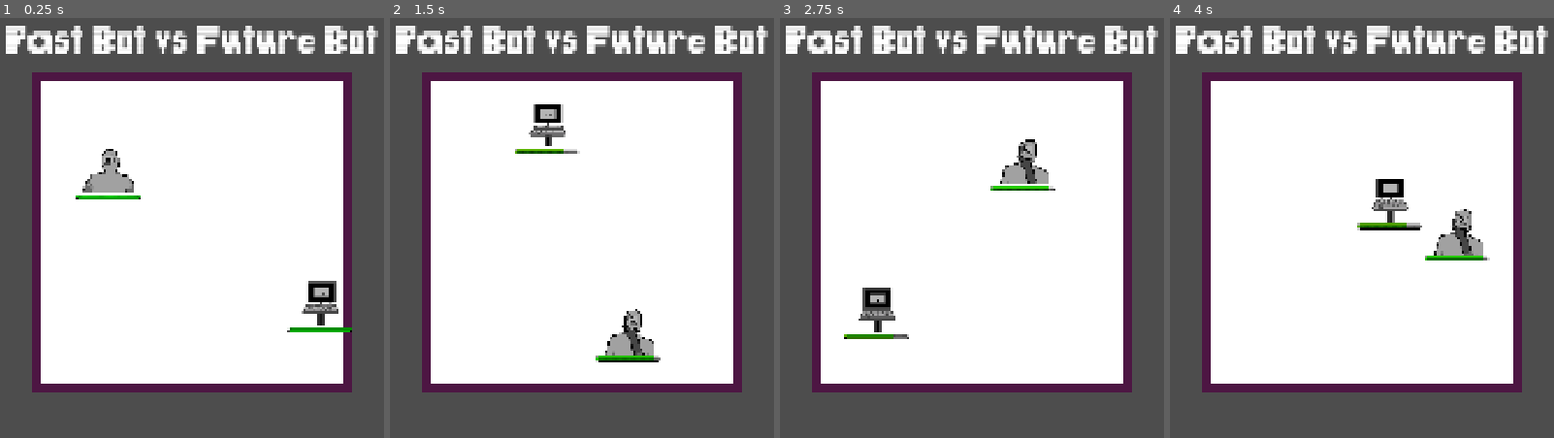
Above: before the commit, frames 1-4 (left to right).
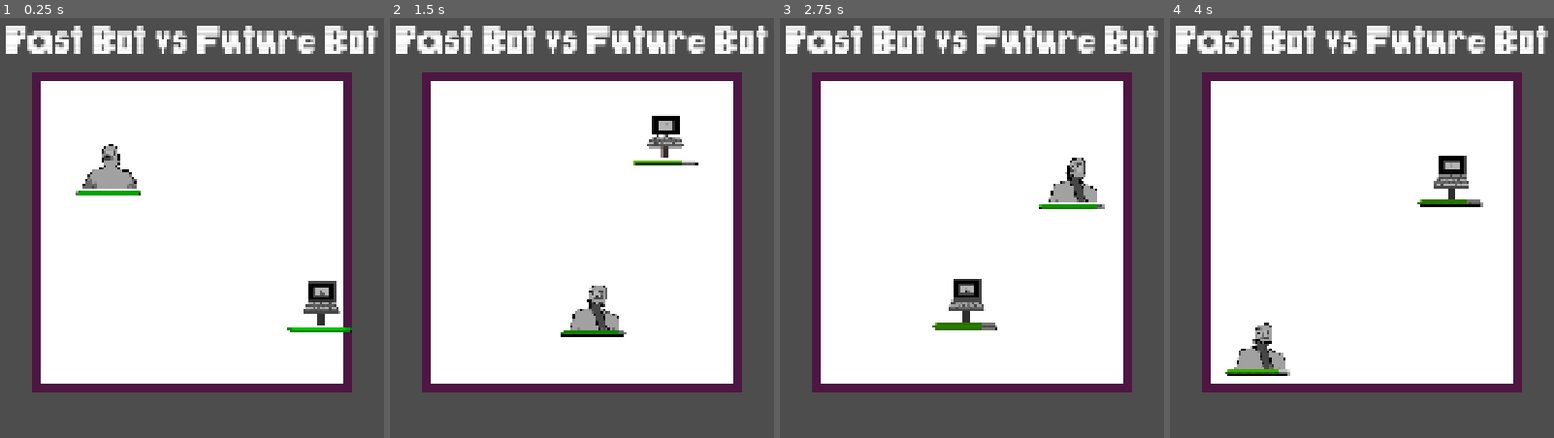
Above: after the commit, the same moments.

Repository: JBRana250/BitBoxBattles
Game: Godot game, scene res://battle/battle.tscn
Two runs of this game, one before a commit and one after it. Both use one fixed random seed, a clock stepped at 60 frames per second and the inputs below. The engine's default icon, where the game draws it, is replaced by a stand-in: a white triangle on a blue panel in a dark square.
Inputs (mouse positions are in pixels of both pictures, inside the frame that each line leads up to):
- Up to frame 1 (0.25 s): no input
- Up to frame 2 (1.5 s): tap Enter at 0.5, 0.6 s; move the mouse to (750, 211) at 0.52 s; hold Right 0.53-1.25 s; click (750, 211) at 0.67 s; tap Space at 0.77 s; drag from (428, 253) to (543, 320) at 1.27 s
- Up to frame 3 (2.75 s): move the mouse to (1048, 135) at 2.02 s; hold Right from 2.03 s (still down); tap Delete at 2.1 s
- Up to frame 4 (4 s): release Right at 2.75 s; drag from (1323, 320) to (outside the picture) at 2.77 s; move the mouse to (outside the picture) at 3.52 s; hold Left from 3.53 s (still down); tap Backspace at 3.6 s; tap Space at 3.77 s

The runs differ from the first frame. In frame 1, 1.2% of the frame differs, in the area x 19-92%, y 30-75%; in frame 2, 3.8%; in frame 3, 3.8%; in frame 4, 4.0%, in the area x 14-84%, y 32-86%.

Commit message:
refactor: create overarching fighter profiles that house all the properties

Diff:
--- a/battle/battle.tscn
+++ b/battle/battle.tscn
@@ -3,132 +3,16 @@
 [ext_resource type="Texture2D" uid="uid://drciia5lg1cxo" path="res://textures/white_square_texture.png" id="1_mqutd"]
 [ext_resource type="FontFile" uid="uid://dbykyhloqml1k" path="res://themes/PixelDragz.ttf" id="2_tiqy5"]
 [ext_resource type="Script" uid="uid://cg6bu0aawho42" path="res://battle/title_label.gd" id="3_4mnim"]
-[ext_resource type="Script" uid="uid://bbyqng0l5d8mh" path="res://battle/fighter/fighter_property_resources/fighter_init_resource.gd" id="4_qybyd"]
-[ext_resource type="Script" uid="uid://blqpe5hp7jofi" path="res://battle/fighter/fighter_property_resources/fighter_health_resource.gd" id="5_rgsk0"]
+[ext_resource type="Resource" uid="uid://bqnmyuc7467k0" path="res://battle/fighter/fighter_property_resources/premade_profiles/future_bot.tres" id="4_rxlun"]
+[ext_resource type="Resource" uid="uid://dxglvxvxwft3x" path="res://battle/fighter/fighter_property_resources/premade_profiles/past_bot.tres" id="5_vlrs1"]
 [ext_resource type="Script" uid="uid://d0juuwk2fard8" path="res://battle/retry_button.gd" id="6_l1kiu"]
-[ext_resource type="Script" uid="uid://rg6n5h53gu5k" path="res://battle/fighter/fighter_property_resources/fighter_contact_resource.gd" id="6_tkkqt"]
 [ext_resource type="Script" uid="uid://brhj2j6a17vlr" path="res://battle/battle_start_manager.gd" id="7_7fucf"]
-[ext_resource type="Script" uid="uid://bpymebmol4evd" path="res://battle/fighter/fighter_property_resources/fighter_texture_resource.gd" id="7_eu6g2"]
 [ext_resource type="PackedScene" uid="uid://crb4208838c1l" path="res://battle/fighter_spawner.tscn" id="7_iorop"]
-[ext_resource type="Texture2D" uid="uid://deojq6or0epof" path="res://textures/future_robot_idle.png" id="8_hvjow"]
 [ext_resource type="PackedScene" uid="uid://fwomuuw06drq" path="res://battle/fighter/fighter.tscn" id="8_iorop"]
-[ext_resource type="Texture2D" uid="uid://bnkcbjk3hunw8" path="res://textures/future_robot_thinking.png" id="9_qybyd"]
 [ext_resource type="Script" uid="uid://bxp2m8nkthwia" path="res://battle/fighter_manager.gd" id="9_rxlun"]
-[ext_resource type="Script" uid="uid://b70xtb2eos81q" path="res://battle/fighter/fighter_property_resources/fighter_action_resource.gd" id="10_a56dj"]
-[ext_resource type="Script" uid="uid://ds7a348a1ofw8" path="res://battle/fighter/eca_framework/events/resource/event.gd" id="10_dxsh4"]
-[ext_resource type="Texture2D" uid="uid://b71jpmvkmwfv8" path="res://textures/past_robot_idle.png" id="10_eu6g2"]
-[ext_resource type="Script" uid="uid://d2sxe6pkfjomi" path="res://battle/fighter/eca_framework/actions/fighter_action.gd" id="11_ihybe"]
-[ext_resource type="Texture2D" uid="uid://cfcxo13hw6tav" path="res://textures/past_robot_thinking.png" id="11_t8p1f"]
-[ext_resource type="Script" uid="uid://e8bg70fs2mo0" path="res://battle/fighter/eca_framework/actions/fighter_dash_action.gd" id="12_220ih"]
-[ext_resource type="Script" uid="uid://bjx403himfv61" path="res://battle/fighter/eca_framework/conditions/condition.gd" id="12_ju8jl"]
-[ext_resource type="Script" uid="uid://daesrn56aihs6" path="res://battle/fighter/eca_framework/events/resource/repeating_timer_event.gd" id="13_ju8jl"]
-[ext_resource type="Script" uid="uid://dy6f1u2suab0t" path="res://battle/fighter/eca_framework/conditions/state_condition.gd" id="13_xmbur"]
-[ext_resource type="Script" uid="uid://bqthginsqy3v4" path="res://battle/fighter/eca_framework/actions/accel_dash_action.gd" id="19_xmbur"]
 
 [sub_resource type="RectangleShape2D" id="RectangleShape2D_ra0kn"]
 size = Vector2(20, 750)
-
-[sub_resource type="Resource" id="Resource_pqfrt"]
-script = ExtResource("4_qybyd")
-fighter_id = "Future Bot"
-starting_force = 150.0
-fighter_mass = 1.0
-metadata/_custom_type_script = "uid://bbyqng0l5d8mh"
-
-[sub_resource type="Resource" id="Resource_qybyd"]
-script = ExtResource("5_rgsk0")
-max_health = 100
-metadata/_custom_type_script = "uid://blqpe5hp7jofi"
-
-[sub_resource type="Resource" id="Resource_eu6g2"]
-script = ExtResource("6_tkkqt")
-contact_damage = 25
-contact_cooldown = 4.0
-metadata/_custom_type_script = "uid://rg6n5h53gu5k"
-
-[sub_resource type="Resource" id="Resource_crpow"]
-script = ExtResource("7_eu6g2")
-active_image = ExtResource("8_hvjow")
-inactive_image = ExtResource("9_qybyd")
-metadata/_custom_type_script = "uid://bpymebmol4evd"
-
-[sub_resource type="Resource" id="Resource_pc1y4"]
-script = ExtResource("13_xmbur")
-accepted_states = Array[int]([1])
-metadata/_custom_type_script = "uid://dy6f1u2suab0t"
-
-[sub_resource type="Resource" id="Resource_657b4"]
-script = ExtResource("12_220ih")
-fighter_dash_force = -5.0
-conditions = Array[ExtResource("12_ju8jl")]([SubResource("Resource_pc1y4")])
-metadata/_custom_type_script = "uid://e8bg70fs2mo0"
-
-[sub_resource type="Resource" id="Resource_phvbk"]
-script = ExtResource("13_ju8jl")
-time = 0.1
-actions = Array[ExtResource("11_ihybe")]([SubResource("Resource_657b4")])
-metadata/_custom_type_script = "uid://daesrn56aihs6"
-
-[sub_resource type="Resource" id="Resource_2t7ue"]
-script = ExtResource("13_xmbur")
-accepted_states = Array[int]([0])
-metadata/_custom_type_script = "uid://dy6f1u2suab0t"
-
-[sub_resource type="Resource" id="Resource_7njrs"]
-script = ExtResource("12_220ih")
-fighter_dash_force = 5.0
-conditions = Array[ExtResource("12_ju8jl")]([SubResource("Resource_2t7ue")])
-metadata/_custom_type_script = "uid://e8bg70fs2mo0"
-
-[sub_resource type="Resource" id="Resource_ju8jl"]
-script = ExtResource("13_ju8jl")
-time = 0.1
-actions = Array[ExtResource("11_ihybe")]([SubResource("Resource_7njrs")])
-metadata/_custom_type_script = "uid://daesrn56aihs6"
-
-[sub_resource type="Resource" id="Resource_lybdx"]
-script = ExtResource("10_a56dj")
-action_events = Array[ExtResource("10_dxsh4")]([SubResource("Resource_phvbk"), SubResource("Resource_ju8jl")])
-metadata/_custom_type_script = "uid://b70xtb2eos81q"
-
-[sub_resource type="Resource" id="Resource_xmbur"]
-script = ExtResource("4_qybyd")
-fighter_id = "Past Bot"
-starting_force = 500.0
-fighter_mass = 0.1
-metadata/_custom_type_script = "uid://bbyqng0l5d8mh"
-
-[sub_resource type="Resource" id="Resource_as1q7"]
-script = ExtResource("5_rgsk0")
-max_health = 100
-metadata/_custom_type_script = "uid://blqpe5hp7jofi"
-
-[sub_resource type="Resource" id="Resource_ihybe"]
-script = ExtResource("6_tkkqt")
-contact_damage = 10
-metadata/_custom_type_script = "uid://rg6n5h53gu5k"
-
-[sub_resource type="Resource" id="Resource_dxsh4"]
-script = ExtResource("7_eu6g2")
-active_image = ExtResource("10_eu6g2")
-inactive_image = ExtResource("11_t8p1f")
-metadata/_custom_type_script = "uid://bpymebmol4evd"
-
-[sub_resource type="Resource" id="Resource_kc5qh"]
-script = ExtResource("19_xmbur")
-accel_dash_force = 0.5
-metadata/_custom_type_script = "uid://bqthginsqy3v4"
-
-[sub_resource type="Resource" id="Resource_562sy"]
-script = ExtResource("13_ju8jl")
-time = 1.0
-actions = Array[ExtResource("11_ihybe")]([SubResource("Resource_kc5qh")])
-metadata/_custom_type_script = "uid://daesrn56aihs6"
-
-[sub_resource type="Resource" id="Resource_j5lq4"]
-script = ExtResource("10_a56dj")
-action_events = Array[ExtResource("10_dxsh4")]([SubResource("Resource_562sy")])
-metadata/_custom_type_script = "uid://b70xtb2eos81q"
 
 [sub_resource type="LabelSettings" id="LabelSettings_mqutd"]
 font = ExtResource("2_tiqy5")
@@ -180,21 +64,13 @@
 position = Vector2(752, 340)
 fighter_scene = ExtResource("8_iorop")
 fighter_manager = NodePath("../../FighterManager")
-init_resource = SubResource("Resource_pqfrt")
-health_resource = SubResource("Resource_qybyd")
-contact_resource = SubResource("Resource_eu6g2")
-texture_resource = SubResource("Resource_crpow")
-action_resource = SubResource("Resource_lybdx")
+fighter_profile = ExtResource("4_rxlun")
 
 [node name="FighterSpawner2" parent="Spawners" unique_id=1444415074 node_paths=PackedStringArray("fighter_manager") instance=ExtResource("7_iorop")]
 position = Vector2(1187, 778)
 fighter_scene = ExtResource("8_iorop")
 fighter_manager = NodePath("../../FighterManager")
-init_resource = SubResource("Resource_xmbur")
-health_resource = SubResource("Resource_as1q7")
-contact_resource = SubResource("Resource_ihybe")
-texture_resource = SubResource("Resource_dxsh4")
-action_resource = SubResource("Resource_j5lq4")
+fighter_profile = ExtResource("5_vlrs1")
 
 [node name="FighterManager" type="Node2D" parent="." unique_id=660823832]
 script = ExtResource("9_rxlun")
--- a/battle/fighter/fighter.gd
+++ b/battle/fighter/fighter.gd
@@ -17,11 +17,15 @@
 @export var contact_cooldown: float
 @export var fighter_id: String
 
-func init_fighter(_fighter_manager: FighterManager, init_resource: FighterInitResource,
-health_resource: FighterHealthResource, contact_resource: FighterContactResource,
-texture_resource: FighterTextureResource, action_resource: FighterActionResource) -> void:
+func init_fighter(_fighter_manager: FighterManager, fighter_profile: FighterProfile) -> void:
 
 	self.fighter_manager = _fighter_manager
+
+	var init_resource: FighterInitResource = fighter_profile.init_resource
+	var health_resource: FighterHealthResource = fighter_profile.health_resource
+	var contact_resource: FighterContactResource = fighter_profile.contact_resource
+	var texture_resource: FighterTextureResource = fighter_profile.texture_resource
+	var action_resource: FighterActionResource = fighter_profile.action_resource
 
 	self.fighter_id = init_resource.fighter_id
 	self.position = init_resource.position
--- /dev/null
+++ b/battle/fighter/fighter_property_resources/fighter_profile.gd
@@ -0,0 +1,7 @@
+class_name FighterProfile extends Resource
+
+@export var init_resource: FighterInitResource
+@export var health_resource: FighterHealthResource
+@export var contact_resource: FighterContactResource
+@export var texture_resource: FighterTextureResource
+@export var action_resource: FighterActionResource
--- /dev/null
+++ b/battle/fighter/fighter_property_resources/premade_profiles/future_bot.tres
@@ -0,0 +1,88 @@
+[gd_resource type="Resource" script_class="FighterProfile" format=3 uid="uid://bqnmyuc7467k0"]
+
+[ext_resource type="Script" uid="uid://ds7a348a1ofw8" path="res://battle/fighter/eca_framework/events/resource/event.gd" id="1_7snke"]
+[ext_resource type="Script" uid="uid://co45optnb8qec" path="res://battle/fighter/fighter_property_resources/fighter_profile.gd" id="1_677sl"]
+[ext_resource type="Script" uid="uid://d2sxe6pkfjomi" path="res://battle/fighter/eca_framework/actions/fighter_action.gd" id="2_0vwl5"]
+[ext_resource type="Script" uid="uid://bjx403himfv61" path="res://battle/fighter/eca_framework/conditions/condition.gd" id="3_cktky"]
+[ext_resource type="Script" uid="uid://dy6f1u2suab0t" path="res://battle/fighter/eca_framework/conditions/state_condition.gd" id="4_5hdlo"]
+[ext_resource type="Script" uid="uid://e8bg70fs2mo0" path="res://battle/fighter/eca_framework/actions/fighter_dash_action.gd" id="5_3idbv"]
+[ext_resource type="Script" uid="uid://daesrn56aihs6" path="res://battle/fighter/eca_framework/events/resource/repeating_timer_event.gd" id="6_8a8sh"]
+[ext_resource type="Script" uid="uid://b70xtb2eos81q" path="res://battle/fighter/fighter_property_resources/fighter_action_resource.gd" id="7_vc3w3"]
+[ext_resource type="Script" uid="uid://rg6n5h53gu5k" path="res://battle/fighter/fighter_property_resources/fighter_contact_resource.gd" id="8_el4pe"]
+[ext_resource type="Script" uid="uid://blqpe5hp7jofi" path="res://battle/fighter/fighter_property_resources/fighter_health_resource.gd" id="9_cyn1o"]
+[ext_resource type="Script" uid="uid://bbyqng0l5d8mh" path="res://battle/fighter/fighter_property_resources/fighter_init_resource.gd" id="10_ybt4i"]
+[ext_resource type="Texture2D" uid="uid://deojq6or0epof" path="res://textures/future_robot_idle.png" id="12_j2188"]
+[ext_resource type="Texture2D" uid="uid://bnkcbjk3hunw8" path="res://textures/future_robot_thinking.png" id="13_jx3t2"]
+[ext_resource type="Script" uid="uid://bpymebmol4evd" path="res://battle/fighter/fighter_property_resources/fighter_texture_resource.gd" id="14_xr3bg"]
+
+[sub_resource type="Resource" id="Resource_1k8hw"]
+script = ExtResource("4_5hdlo")
+accepted_states = Array[int]([1])
+metadata/_custom_type_script = "uid://dy6f1u2suab0t"
+
+[sub_resource type="Resource" id="Resource_umdcp"]
+script = ExtResource("5_3idbv")
+fighter_dash_force = -5.0
+conditions = Array[ExtResource("3_cktky")]([SubResource("Resource_1k8hw")])
+metadata/_custom_type_script = "uid://e8bg70fs2mo0"
+
+[sub_resource type="Resource" id="Resource_bebh5"]
+script = ExtResource("6_8a8sh")
+time = 0.1
+actions = Array[ExtResource("2_0vwl5")]([SubResource("Resource_umdcp")])
+metadata/_custom_type_script = "uid://daesrn56aihs6"
+
+[sub_resource type="Resource" id="Resource_route"]
+script = ExtResource("4_5hdlo")
+accepted_states = Array[int]([0])
+metadata/_custom_type_script = "uid://dy6f1u2suab0t"
+
+[sub_resource type="Resource" id="Resource_1b53g"]
+script = ExtResource("5_3idbv")
+fighter_dash_force = 5.0
+conditions = Array[ExtResource("3_cktky")]([SubResource("Resource_route")])
+metadata/_custom_type_script = "uid://e8bg70fs2mo0"
+
+[sub_resource type="Resource" id="Resource_7wyv5"]
+script = ExtResource("6_8a8sh")
+time = 0.1
+actions = Array[ExtResource("2_0vwl5")]([SubResource("Resource_1b53g")])
+metadata/_custom_type_script = "uid://daesrn56aihs6"
+
+[sub_resource type="Resource" id="Resource_yhoa3"]
+script = ExtResource("7_vc3w3")
+action_events = Array[ExtResource("1_7snke")]([SubResource("Resource_bebh5"), SubResource("Resource_7wyv5")])
+metadata/_custom_type_script = "uid://b70xtb2eos81q"
+
+[sub_resource type="Resource" id="Resource_8jxa6"]
+script = ExtResource("8_el4pe")
+contact_damage = 25
+contact_cooldown = 4.0
+metadata/_custom_type_script = "uid://rg6n5h53gu5k"
+
+[sub_resource type="Resource" id="Resource_25ord"]
+script = ExtResource("9_cyn1o")
+max_health = 100
+metadata/_custom_type_script = "uid://blqpe5hp7jofi"
+
+[sub_resource type="Resource" id="Resource_x7fqq"]
+script = ExtResource("10_ybt4i")
+fighter_id = "Future Bot"
+starting_force = 100.0
+fighter_mass = 1.0
+metadata/_custom_type_script = "uid://bbyqng0l5d8mh"
+
+[sub_resource type="Resource" id="Resource_8t2w3"]
+script = ExtResource("14_xr3bg")
+active_image = ExtResource("12_j2188")
+inactive_image = ExtResource("13_jx3t2")
+metadata/_custom_type_script = "uid://bpymebmol4evd"
+
+[resource]
+script = ExtResource("1_677sl")
+init_resource = SubResource("Resource_x7fqq")
+health_resource = SubResource("Resource_25ord")
+contact_resource = SubResource("Resource_8jxa6")
+texture_resource = SubResource("Resource_8t2w3")
+action_resource = SubResource("Resource_yhoa3")
+metadata/_custom_type_script = "uid://co45optnb8qec"
--- /dev/null
+++ b/battle/fighter/fighter_property_resources/premade_profiles/past_bot.tres
@@ -0,0 +1,63 @@
+[gd_resource type="Resource" script_class="FighterProfile" format=3 uid="uid://dxglvxvxwft3x"]
+
+[ext_resource type="Script" uid="uid://ds7a348a1ofw8" path="res://battle/fighter/eca_framework/events/resource/event.gd" id="1_6n1oh"]
+[ext_resource type="Script" uid="uid://co45optnb8qec" path="res://battle/fighter/fighter_property_resources/fighter_profile.gd" id="1_ue2ji"]
+[ext_resource type="Script" uid="uid://d2sxe6pkfjomi" path="res://battle/fighter/eca_framework/actions/fighter_action.gd" id="2_tsefw"]
+[ext_resource type="Script" uid="uid://bjx403himfv61" path="res://battle/fighter/eca_framework/conditions/condition.gd" id="3_p1qvd"]
+[ext_resource type="Script" uid="uid://bqthginsqy3v4" path="res://battle/fighter/eca_framework/actions/accel_dash_action.gd" id="4_bvd3n"]
+[ext_resource type="Script" uid="uid://daesrn56aihs6" path="res://battle/fighter/eca_framework/events/resource/repeating_timer_event.gd" id="5_pofq0"]
+[ext_resource type="Script" uid="uid://b70xtb2eos81q" path="res://battle/fighter/fighter_property_resources/fighter_action_resource.gd" id="6_f1aas"]
+[ext_resource type="Script" uid="uid://rg6n5h53gu5k" path="res://battle/fighter/fighter_property_resources/fighter_contact_resource.gd" id="7_4xx52"]
+[ext_resource type="Script" uid="uid://blqpe5hp7jofi" path="res://battle/fighter/fighter_property_resources/fighter_health_resource.gd" id="8_xshpt"]
+[ext_resource type="Script" uid="uid://bbyqng0l5d8mh" path="res://battle/fighter/fighter_property_resources/fighter_init_resource.gd" id="9_dxvn1"]
+[ext_resource type="Texture2D" uid="uid://b71jpmvkmwfv8" path="res://textures/past_robot_idle.png" id="11_ssc03"]
+[ext_resource type="Texture2D" uid="uid://cfcxo13hw6tav" path="res://textures/past_robot_thinking.png" id="12_q43y1"]
+[ext_resource type="Script" uid="uid://bpymebmol4evd" path="res://battle/fighter/fighter_property_resources/fighter_texture_resource.gd" id="13_rr2ng"]
+
+[sub_resource type="Resource" id="Resource_d3j3p"]
+script = ExtResource("4_bvd3n")
+accel_dash_force = 0.1
+metadata/_custom_type_script = "uid://bqthginsqy3v4"
+
+[sub_resource type="Resource" id="Resource_5grhf"]
+script = ExtResource("5_pofq0")
+time = 0.1
+actions = Array[ExtResource("2_tsefw")]([SubResource("Resource_d3j3p")])
+metadata/_custom_type_script = "uid://daesrn56aihs6"
+
+[sub_resource type="Resource" id="Resource_yoieg"]
+script = ExtResource("6_f1aas")
+action_events = Array[ExtResource("1_6n1oh")]([SubResource("Resource_5grhf")])
+metadata/_custom_type_script = "uid://b70xtb2eos81q"
+
+[sub_resource type="Resource" id="Resource_e1q8b"]
+script = ExtResource("7_4xx52")
+contact_damage = 10
+metadata/_custom_type_script = "uid://rg6n5h53gu5k"
+
+[sub_resource type="Resource" id="Resource_ombfh"]
+script = ExtResource("8_xshpt")
+max_health = 100
+metadata/_custom_type_script = "uid://blqpe5hp7jofi"
+
+[sub_resource type="Resource" id="Resource_kmc63"]
+script = ExtResource("9_dxvn1")
+fighter_id = "Past Bot"
+starting_force = 500.0
+fighter_mass = 0.1
+metadata/_custom_type_script = "uid://bbyqng0l5d8mh"
+
+[sub_resource type="Resource" id="Resource_566rp"]
+script = ExtResource("13_rr2ng")
+active_image = ExtResource("11_ssc03")
+inactive_image = ExtResource("12_q43y1")
+metadata/_custom_type_script = "uid://bpymebmol4evd"
+
+[resource]
+script = ExtResource("1_ue2ji")
+init_resource = SubResource("Resource_kmc63")
+health_resource = SubResource("Resource_ombfh")
+contact_resource = SubResource("Resource_e1q8b")
+texture_resource = SubResource("Resource_566rp")
+action_resource = SubResource("Resource_yoieg")
+metadata/_custom_type_script = "uid://co45optnb8qec"
--- a/battle/fighter_spawner.gd
+++ b/battle/fighter_spawner.gd
@@ -5,19 +5,15 @@
 @export var fighter_manager: FighterManager
 
 @export_group("Properties")
-@export var init_resource: FighterInitResource
-@export var health_resource: FighterHealthResource
-@export var contact_resource: FighterContactResource
-@export var texture_resource: FighterTextureResource
-@export var action_resource: FighterActionResource
+@export var fighter_profile: FighterProfile
 
 func _ready() -> void:
 	BattleEventBus.spawn_fighters.connect(_spawn_fighter)
 
 func _spawn_fighter() -> void:
 	var fighter_instance: Fighter = fighter_scene.instantiate()
-	init_resource.position = self.position
-	init_resource.rotation = randf_range(0, TAU)
-	fighter_instance.init_fighter(fighter_manager, init_resource, health_resource, contact_resource, texture_resource, action_resource)
+	fighter_profile.init_resource.position = self.position
+	fighter_profile.init_resource.rotation = randf_range(0, TAU)
+	fighter_instance.init_fighter(fighter_manager, fighter_profile)
 
 	fighter_manager.add_child(fighter_instance)
Not shown, added: battle/fighter/fighter_property_resources/fighter_profile.gd.uid
